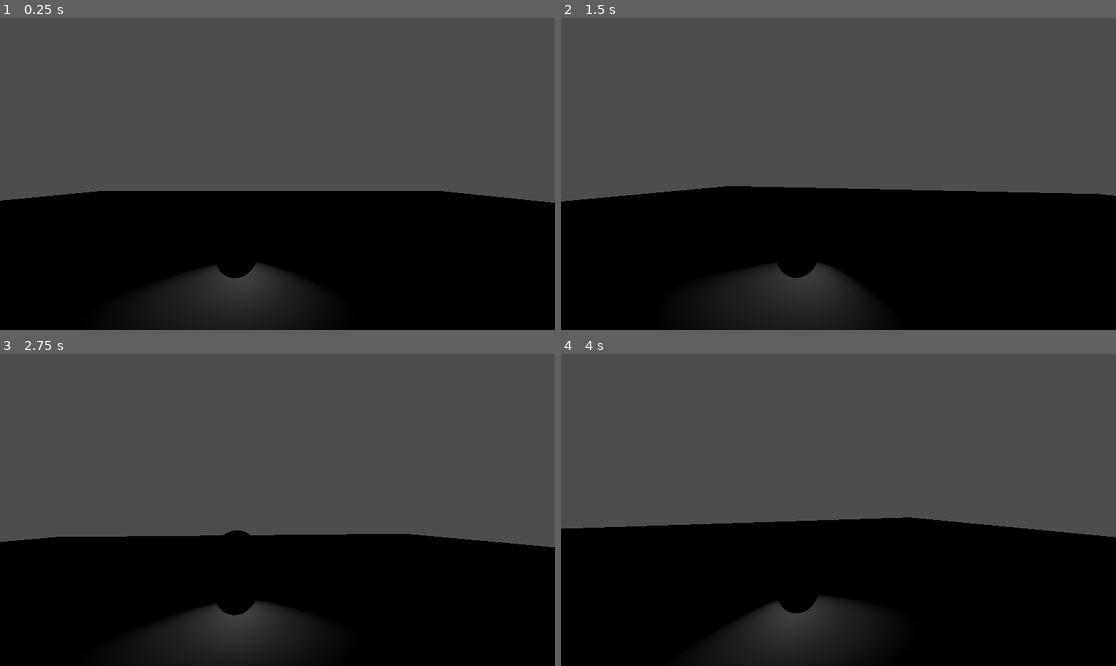
Above: before the commit, frames 1-4 (two rows, left to right).
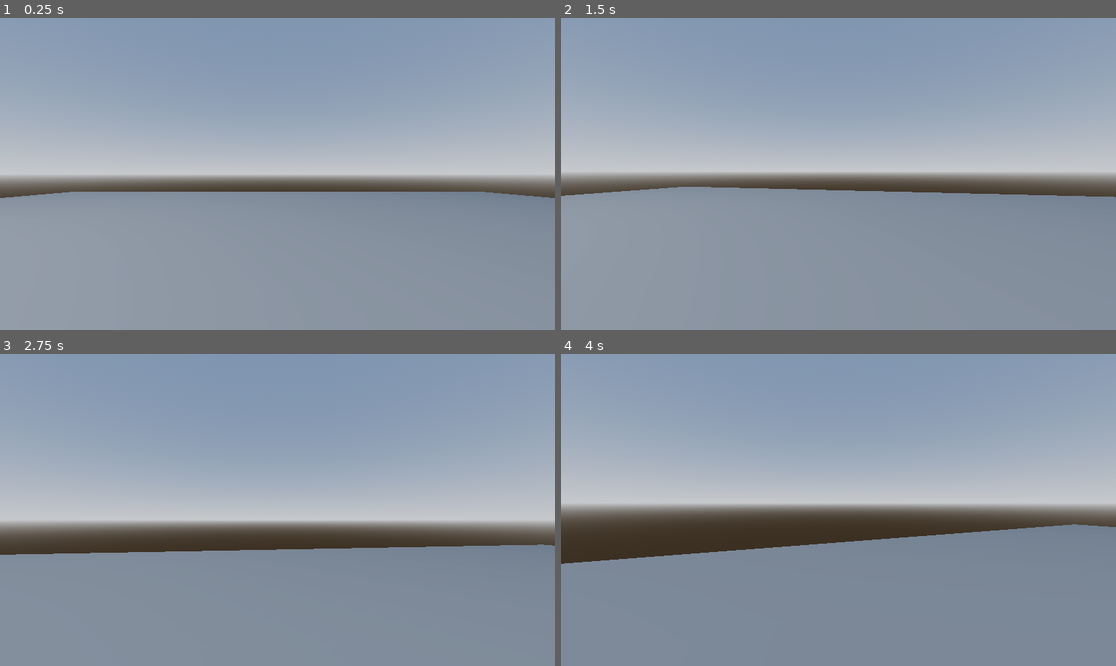
Above: after the commit, the same moments.

Repository: algnor/school-shooter
Game: Godot game, scene res://assets/scenes/Root.tscn
The game is run twice, just before and just after one commit, with the same random seed, the same clock (stepped at 60 frames per second) and the same inputs.
Inputs (mouse positions are in pixels of both pictures, inside the frame that each line leads up to):
- Up to frame 1 (0.25 s): no input
- Up to frame 2 (1.5 s): move the mouse to (866, 174) at 0.52 s; hold Space (move_jump, bound only after the commit) 0.53-1.28 s; hold W (move_forward, bound only after the commit) from 0.53 s (still down); move the mouse to (810, 174) at 1.27 s; tap Space (move_jump, bound only after the commit) at 1.35 s
- Up to frame 3 (2.75 s): keep holding W (move_forward, bound only after the commit); tap Space (move_jump, bound only after the commit) at 1.52, 1.82 s; move the mouse to (288, 503) at 2.02 s; hold Space (move_jump, bound only after the commit) from 2.03 s (still down)
- Up to frame 4 (4 s): keep holding W (move_forward, bound only after the commit); move the mouse to (832, 516) at 2.77 s; release Space (move_jump, bound only after the commit) at 2.78 s; tap Space (move_jump, bound only after the commit) at 2.85, 3.02, 3.32 s; move the mouse to (877, 513) at 3.52 s; hold Space (move_jump, bound only after the commit) from 3.53 s (still down)

The runs differ from the first frame. In frame 1, 98% of the frame differs, in the area x 0-100%, y 0-100%; in frame 2, 98%; in frame 3, 98%; in frame 4, 97%.

Commit message:
Improved player controller

Diff:
--- a/assets/scenes/Player.tscn
+++ b/assets/scenes/Player.tscn
@@ -1,14 +1,13 @@
-[gd_scene load_steps=5 format=3 uid="uid://cv3caf3xgym0r"]
+[gd_scene load_steps=4 format=3 uid="uid://cv3caf3xgym0r"]
 
 [ext_resource type="Script" path="res://src/player/Player.gd" id="1_jeorc"]
-[ext_resource type="Script" path="res://src/player/Camera.gd" id="2_g3yiu"]
 
 [sub_resource type="CapsuleMesh" id="CapsuleMesh_78dxl"]
 
 [sub_resource type="CapsuleShape3D" id="CapsuleShape3D_rs7mi"]
 
 [node name="Player" type="CharacterBody3D"]
-transform = Transform3D(1, 0, 0, 0, 1, 0, 0, 0, 1, 0, 1, 0)
+transform = Transform3D(1, 0, 0, 0, 1, 0, 0, 0, 1, 0, 2, 0)
 script = ExtResource("1_jeorc")
 
 [node name="MeshInstance3D" type="MeshInstance3D" parent="."]
@@ -19,7 +18,6 @@
 
 [node name="CameraOrbit" type="Node3D" parent="."]
 transform = Transform3D(1, 0, 0, 0, 1, 0, 0, 0, 1, 0, 0.5, 0)
-script = ExtResource("2_g3yiu")
 
 [node name="Camera3D" type="Camera3D" parent="CameraOrbit"]
-transform = Transform3D(-1, 0, -8.74228e-08, 0, 1, 0, 8.74228e-08, 0, -1, -1, 1, -5)
+transform = Transform3D(-1, 0, -8.74228e-08, 0, 1, 0, 8.74228e-08, 0, -1, 0, 0, 0)
--- a/assets/scenes/Root.tscn
+++ b/assets/scenes/Root.tscn
@@ -1,6 +1,19 @@
-[gd_scene load_steps=4 format=3 uid="uid://dqxht3q5v180p"]
+[gd_scene load_steps=7 format=3 uid="uid://dqxht3q5v180p"]
 
 [ext_resource type="PackedScene" uid="uid://cv3caf3xgym0r" path="res://assets/scenes/Player.tscn" id="1_0ywbc"]
+
+[sub_resource type="ProceduralSkyMaterial" id="ProceduralSkyMaterial_k6ydc"]
+sky_horizon_color = Color(0.64625, 0.65575, 0.67075, 1)
+ground_horizon_color = Color(0.64625, 0.65575, 0.67075, 1)
+
+[sub_resource type="Sky" id="Sky_pvasj"]
+sky_material = SubResource("ProceduralSkyMaterial_k6ydc")
+
+[sub_resource type="Environment" id="Environment_nww1n"]
+background_mode = 2
+sky = SubResource("Sky_pvasj")
+tonemap_mode = 2
+glow_enabled = true
 
 [sub_resource type="PlaneMesh" id="PlaneMesh_lfbxb"]
 size = Vector2(50, 50)
@@ -10,16 +23,21 @@
 
 [node name="Root" type="Node3D"]
 
+[node name="WorldEnvironment" type="WorldEnvironment" parent="."]
+environment = SubResource("Environment_nww1n")
+
 [node name="Player" parent="." instance=ExtResource("1_0ywbc")]
 
-[node name="SpotLight3D" type="SpotLight3D" parent="."]
-transform = Transform3D(1, 0, 0, 0, 1, 0, 0, 0, 1, 0, 1.16854, 2.02256)
-
-[node name="MeshInstance3D" type="MeshInstance3D" parent="."]
+[node name="Plane" type="MeshInstance3D" parent="."]
 mesh = SubResource("PlaneMesh_lfbxb")
 skeleton = NodePath("")
 
-[node name="StaticBody3D" type="StaticBody3D" parent="MeshInstance3D"]
+[node name="StaticBody3D" type="StaticBody3D" parent="Plane"]
 
-[node name="CollisionShape3D" type="CollisionShape3D" parent="MeshInstance3D/StaticBody3D"]
+[node name="CollisionShape3D" type="CollisionShape3D" parent="Plane/StaticBody3D"]
 shape = SubResource("ConcavePolygonShape3D_upbyw")
+
+[node name="Sun" type="OmniLight3D" parent="."]
+transform = Transform3D(1, 0, 0, 0, 1, 0, 0, 0, 1, 16.1604, 13.1907, -6.90995)
+omni_range = 81.444
+omni_attenuation = 0.217638
--- a/project.godot
+++ b/project.godot
@@ -14,3 +14,31 @@
 run/main_scene="res://assets/scenes/Root.tscn"
 config/features=PackedStringArray("4.0", "Forward Plus")
 config/icon="res://assets/textures/icon.svg"
+
+[input]
+
+move_forward={
+"deadzone": 0.5,
+"events": [Object(InputEventKey,"resource_local_to_scene":false,"resource_name":"","device":0,"window_id":0,"alt_pressed":false,"shift_pressed":false,"ctrl_pressed":false,"meta_pressed":false,"pressed":false,"keycode":0,"physical_keycode":87,"unicode":0,"echo":false,"script":null)
+]
+}
+move_backward={
+"deadzone": 0.5,
+"events": [Object(InputEventKey,"resource_local_to_scene":false,"resource_name":"","device":0,"window_id":0,"alt_pressed":false,"shift_pressed":false,"ctrl_pressed":false,"meta_pressed":false,"pressed":false,"keycode":0,"physical_keycode":83,"unicode":0,"echo":false,"script":null)
+]
+}
+move_right={
+"deadzone": 0.5,
+"events": [Object(InputEventKey,"resource_local_to_scene":false,"resource_name":"","device":0,"window_id":0,"alt_pressed":false,"shift_pressed":false,"ctrl_pressed":false,"meta_pressed":false,"pressed":false,"keycode":0,"physical_keycode":68,"unicode":0,"echo":false,"script":null)
+]
+}
+move_left={
+"deadzone": 0.5,
+"events": [Object(InputEventKey,"resource_local_to_scene":false,"resource_name":"","device":0,"window_id":0,"alt_pressed":false,"shift_pressed":false,"ctrl_pressed":false,"meta_pressed":false,"pressed":false,"keycode":0,"physical_keycode":65,"unicode":0,"echo":false,"script":null)
+]
+}
+move_jump={
+"deadzone": 0.5,
+"events": [Object(InputEventKey,"resource_local_to_scene":false,"resource_name":"","device":0,"window_id":0,"alt_pressed":false,"shift_pressed":false,"ctrl_pressed":false,"meta_pressed":false,"pressed":false,"keycode":0,"physical_keycode":32,"unicode":0,"echo":false,"script":null)
+]
+}
--- a/src/player/Camera.gd
+++ /dev/null
@@ -1,23 +0,0 @@
-extends Node3D
-
-@export var look_sensitivity : float = 15.0;
-@export var min_angle : float = -20.0;
-@export var max_angle : float =  75.0;
-
-var mouse_delta : Vector2 = Vector2();
-@onready var player = get_parent();
-
-func _input(e):
-    if e is InputEventMouseMotion:
-        mouse_delta = e.relative;
-
-func _ready():
-    Input.mouse_mode = Input.MOUSE_MODE_CAPTURED;
-
-func _process(dt):
-    var rot = Vector3(mouse_delta.y, mouse_delta.x, 0) * dt * deg_to_rad(look_sensitivity);
-
-    rotation.x = clamp(rotation.x + rot.x, deg_to_rad(min_angle), deg_to_rad(max_angle));
-    player.rotation.y -= rot.y;
-
-    mouse_delta = Vector2();
--- a/src/player/Player.gd
+++ b/src/player/Player.gd
@@ -1,10 +1,64 @@
-extends Node3D
+extends CharacterBody3D
 
 @export_group("Character Properties", "p_")
-@export var p_speed : float = 5.0
+@export var p_speed : float = 5.0;
+@export var p_jump_vel : float = 5.0;
 
-func _ready():
-    print("hej")
+@export_group("Camera Properties", "cam_")
+@export var cam_look_sensitivity : float = 15.0;
+@export var cam_min_angle : float = -90;
+@export var cam_max_angle : float =  90;
 
-func _process(delta):
-    pass
+var _mouse_delta : Vector2 = Vector2();
+var _move_vector : Vector2 = Vector2();
+var _jump : bool = false;
+var _gravity = ProjectSettings.get_setting("physics/3d/default_gravity");
+@onready var camera = $CameraOrbit;
+
+func _input(e: InputEvent) -> void:
+    if e is InputEventMouseButton:
+        Input.set_mouse_mode(Input.MOUSE_MODE_CAPTURED);
+    elif e.is_action_pressed("ui_cancel"):
+        Input.set_mouse_mode(Input.MOUSE_MODE_VISIBLE);
+
+    if Input.get_mouse_mode() == Input.MOUSE_MODE_CAPTURED \
+        and e is InputEventMouseMotion:
+        _mouse_delta = e.relative;
+
+func _ready() -> void:
+    Input.mouse_mode = Input.MOUSE_MODE_CAPTURED;
+
+func _process(dt: float) -> void:
+    var rot = _mouse_delta * dt * deg_to_rad(cam_look_sensitivity);
+
+    camera.rotation.x = clamp(
+        camera.rotation.x + rot.y,
+        deg_to_rad(cam_min_angle),
+        deg_to_rad(cam_max_angle)
+    )
+    rotation.y -= rot.x;
+
+    _mouse_delta = Vector2();
+
+    # Input handling
+    _move_vector = Input.get_vector("move_left", "move_right",
+                                    "move_forward", "move_backward");
+    _jump = Input.is_action_pressed("move_jump", false);
+
+func _physics_process(dt: float) -> void:
+    if not is_on_floor():
+        velocity.y -= _gravity * dt;
+
+    if _jump and is_on_floor():
+        velocity.y += p_jump_vel;
+
+    var dir = (transform.basis * Vector3(_move_vector.x, 0, _move_vector.y)).normalized();
+
+    if dir:
+        velocity.x = -dir.x * p_speed
+        velocity.z = -dir.z * p_speed
+    else:
+        velocity.x = move_toward(velocity.x, 0, p_speed)
+        velocity.z = move_toward(velocity.z, 0, p_speed)
+
+    move_and_slide();
